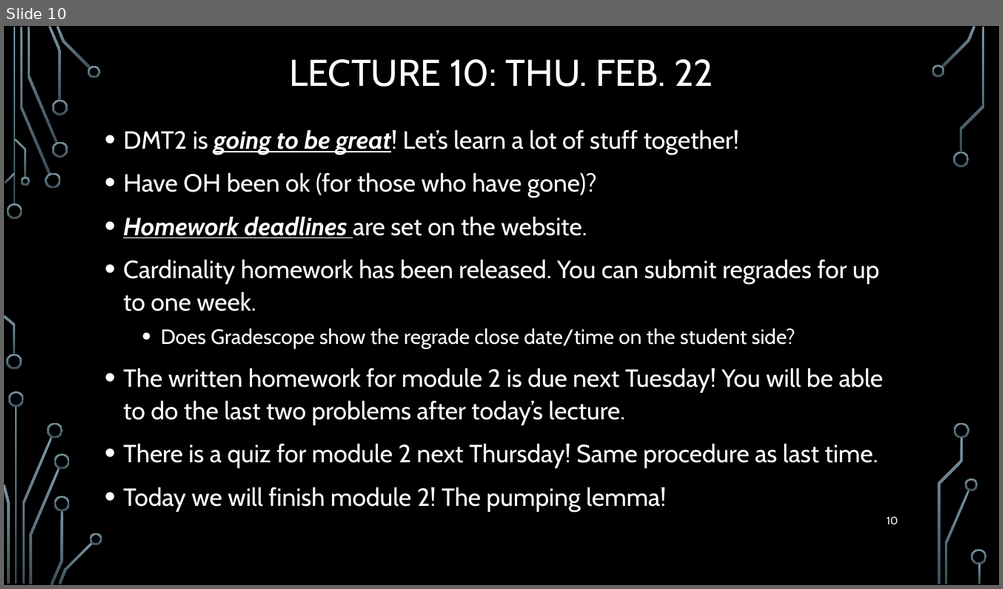
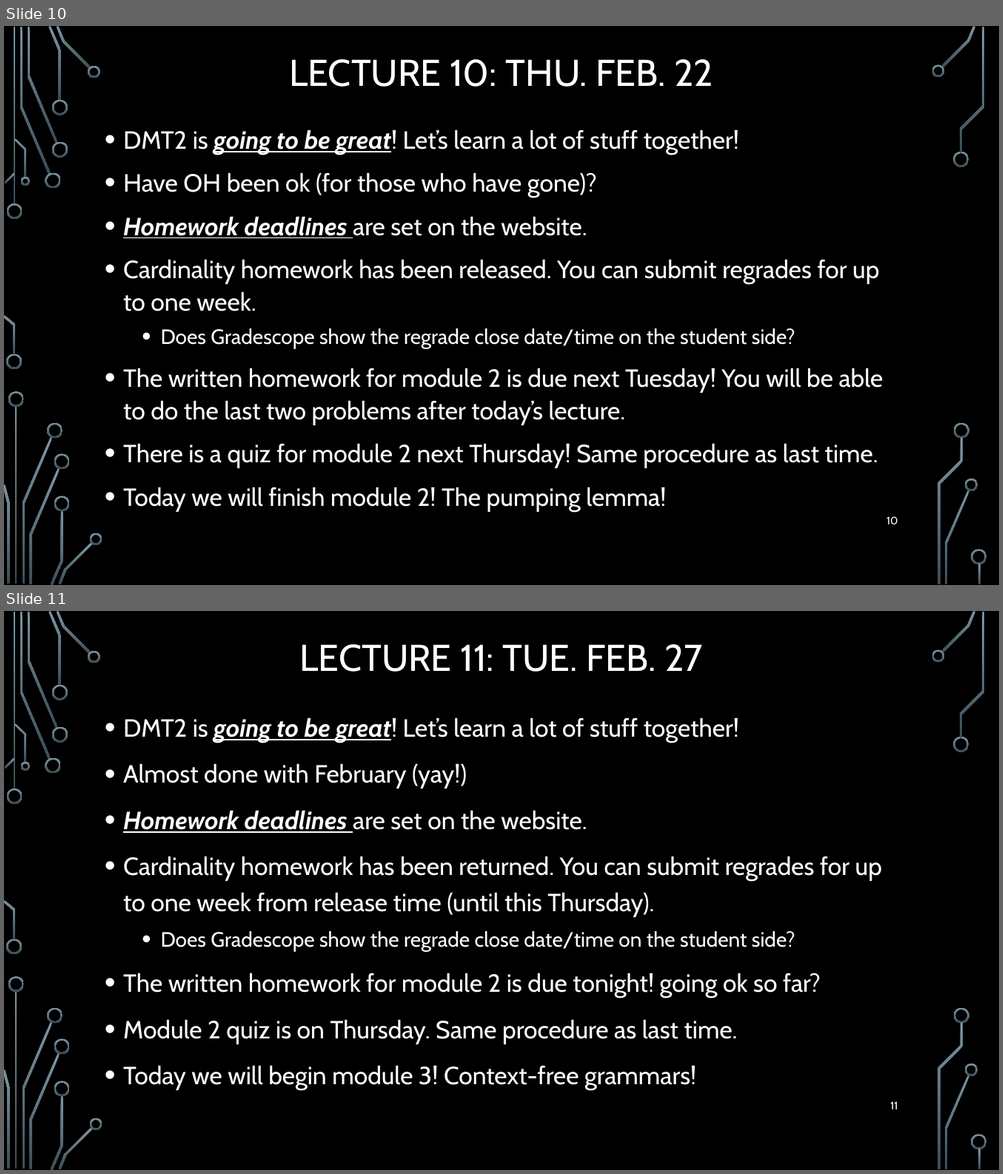
Before and after one commit to markfloryan/dmt2, a slide deck: slides/00-DailyAnnouncements.pptx. Shown one above the other, each under a label of ours: slide 10 before the commit, slides 10 and 11 after it. The pictures are 1003x589 and 1003x1174 pixels, drawn with LibreOffice and Linux fonts; fonts in the diff are those of the drawing; background and template pictures are left out. Boxes give left, top, right and bottom in pixels: in the first picture for what was removed or moved away, otherwise in the second. Text is boxed around its words. In the diff, an @@ line names an element or a change of style, - is before the commit and + after.

```diff
--- a/slides/00-DailyAnnouncements.pptx
+++ b/slides/00-DailyAnnouncements.pptx
@@ slide 11 added at (4, 611, 999, 1170), background picture (left out); not listed: 36 template elements that a slide beside it also shows @@
@@ title added at (300, 644, 703, 672), 36 pt, text #FFFFFF @@
+LECTURE 11: TUE. FEB. 27
@@ text added at (123, 718, 882, 1091), 24 pt, text #FFFFFF @@
+• DMT2 is going to be great! Let’s learn a lot of stuff together!
+• Almost done with February (yay!)
+• Homework deadlines are set on the website.
+• Cardinality homework has been returned. You can submit regrades for up to one week from release time (until this Thursday).
+  • Does Gradescope show the regrade close date/time on the student side?
+• The written homework for module 2 is due tonight! going ok so far?
+• Module 2 quiz is on Thursday. Same procedure as last time.
+• Today we will begin module 3! Context-free grammars!
@@ page number added at (890, 1102, 897, 1110), 10.5 pt, text #FFFFFF @@
+11
```
Also in this commit, not shown: 2 other files.
